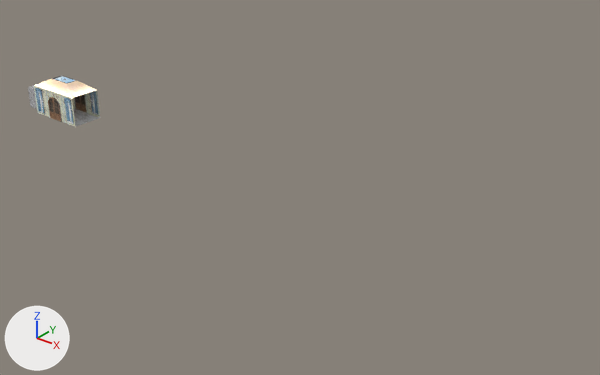
An edit to the Blender file Blender/hallway/New Game Hallway.blend, drawn before and after from the same camera.
Camera for both pictures: a camera (50 mm lens) standing at (44.5, -31.0, 19.9) and looking at (18.5, 1.5, -0.3). The lights are fixed; the arrows at lower left show +X, +Y and +Z.
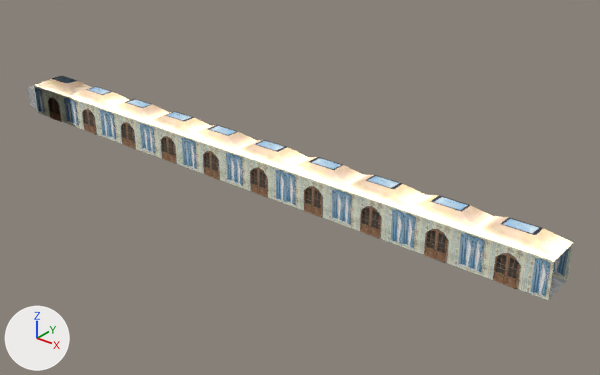
Changed parts and their boxes (x1, y1, x2, y2) in the pictures (600 x 375 px):
'Plane.038', added: after (471, 216, 573, 300)
'Plane.034', added: after (399, 195, 493, 273)
'Plane.032', added: after (342, 175, 425, 245)
'Plane.028', added: after (283, 157, 363, 226)
'Plane.026', added: after (234, 140, 308, 203)
'Plane.022', added: after (185, 125, 257, 186)
'Plane.020', added: after (146, 111, 211, 167)
'Plane.016', added: after (105, 99, 169, 155)
'Plane.014', added: after (70, 87, 129, 138)
'Plane.011', added: after (34, 76, 92, 127)
'Plane', unchanged, covered by the edit: before (34, 76, 100, 127)

The change, as a list of edits to the scene's bpy script:
```text
Add ob_cube_011:
    ob_cube_011 = bpy.data.objects.new('Cube.011', me_cube.copy())  # the mesh of ob_cube
    ob_cube_011.location = (33.3, -0.87, 0.34)
    ob_cube_011.rotation_euler = (0.0, 0.0, 3.142)  # degrees (0, 0, 180)
    ob_cube_011.scale = (1.63, 0.644, -1.99)
Add ob_plane_038:
    ob_plane_038 = bpy.data.objects.new('Plane.038', me_plane.copy())  # the mesh of ob_plane
    ob_plane_038.location = (33.07, 0.0, 0.0)
    ob_plane_038.rotation_euler = (0.0, 0.0, 3.142)  # degrees (0, 0, 180)
Add ob_plane_034:
    ob_plane_034 = bpy.data.objects.new('Plane.034', me_plane.copy())  # the mesh of ob_plane
    ob_plane_034.location = (27.55, 0.0, 0.0)
Add ob_plane_032:
    ob_plane_032 = bpy.data.objects.new('Plane.032', me_plane.copy())  # the mesh of ob_plane
    ob_plane_032.location = (25.9, 0.0, 0.0)
    ob_plane_032.rotation_euler = (0.0, 0.0, 3.142)  # degrees (0, 0, 180)
Add ob_plane_028:
    ob_plane_028 = bpy.data.objects.new('Plane.028', me_plane.copy())  # the mesh of ob_plane
    ob_plane_028.location = (20.37, 0.0, 0.0)
Add ob_plane_026:
    ob_plane_026 = bpy.data.objects.new('Plane.026', me_plane.copy())  # the mesh of ob_plane
    ob_plane_026.location = (18.7, 0.0, 0.0)
    ob_plane_026.rotation_euler = (0.0, 0.0, 3.142)  # degrees (0, 0, 180)
Add ob_plane_022:
    ob_plane_022 = bpy.data.objects.new('Plane.022', me_plane.copy())  # the mesh of ob_plane
    ob_plane_022.location = (13.18, 0.0, 0.0)
Add ob_plane_020:
    ob_plane_020 = bpy.data.objects.new('Plane.020', me_plane.copy())  # the mesh of ob_plane
    ob_plane_020.location = (11.72, 0.0, 0.0)
    ob_plane_020.rotation_euler = (0.0, 0.0, 3.142)  # degrees (0, 0, 180)
Add ob_plane_016:
    ob_plane_016 = bpy.data.objects.new('Plane.016', me_plane.copy())  # the mesh of ob_plane
    ob_plane_016.location = (6.2, 0.0, 0.0)
Add ob_plane_014:
    ob_plane_014 = bpy.data.objects.new('Plane.014', me_plane.copy())  # the mesh of ob_plane
    ob_plane_014.location = (4.53, 0.0, 0.0)
    ob_plane_014.rotation_euler = (0.0, 0.0, 3.142)  # degrees (0, 0, 180)
Add ob_plane_011:
    ob_plane_011 = bpy.data.objects.new('Plane.011', me_plane.copy())  # the mesh of ob_plane
    ob_plane_011.location = (-1.0, 0.0, 0.0)
```
